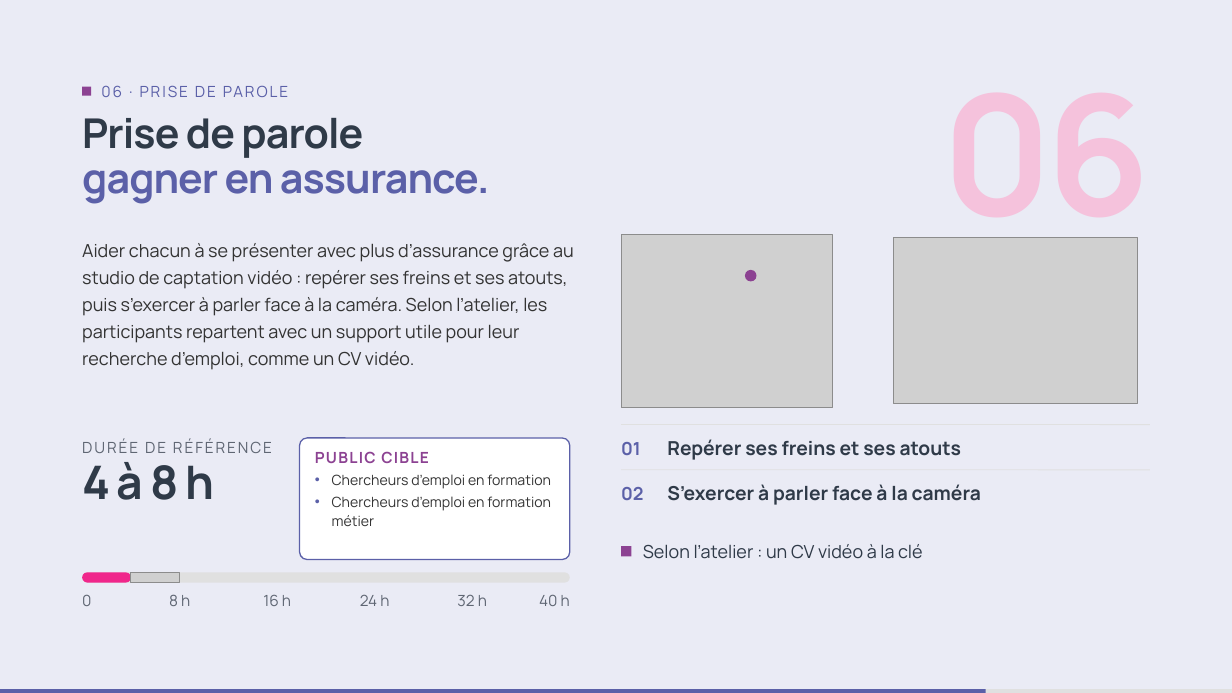
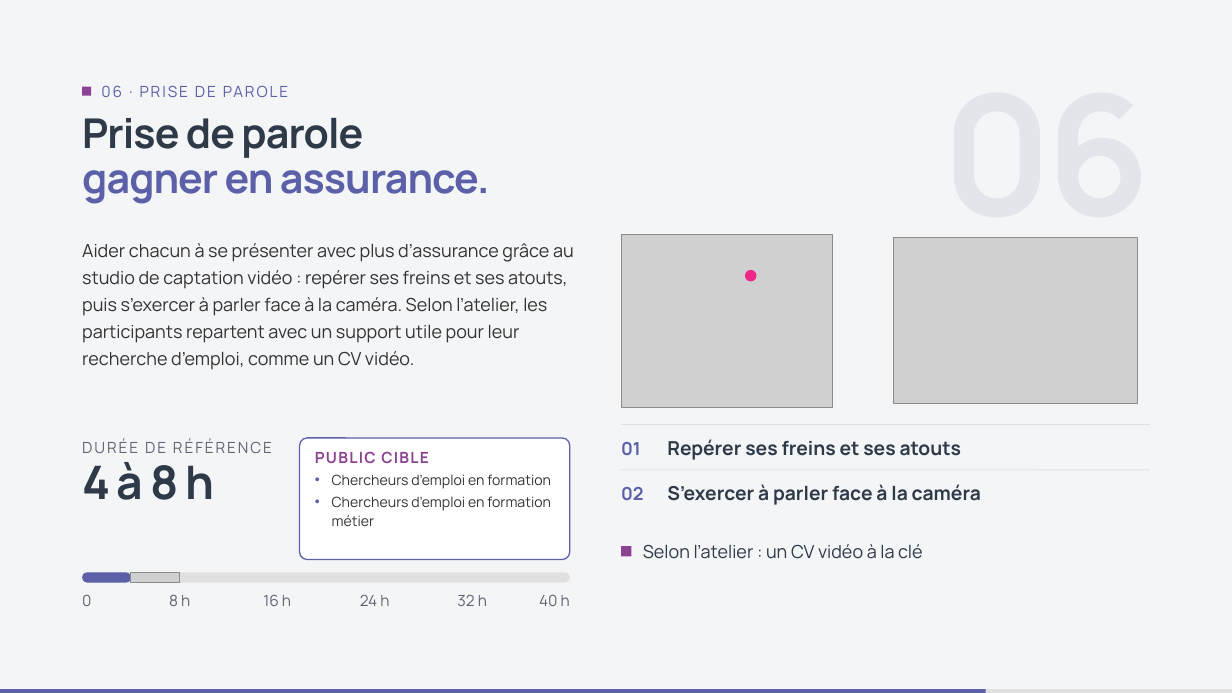
Before and after one commit to DigitalFactory-lab/Catalogue-DigitalFactory, a slide deck: slide 8 of Types-ateliers-Digital-Factory.pptx. Drawn at 1232x693 pixels with LibreOffice and Linux fonts; fonts in the diff are those of the drawing; grey boxes stand for pictures. Boxes give left, top, right and bottom in pixels: in the first picture for what was removed or moved away, otherwise in the second. Text is boxed around its words. In the diff, an @@ line names an element or a change of style, - is before the commit and + after.

```diff
--- a/Types-ateliers-Digital-Factory.pptx
+++ b/Types-ateliers-Digital-Factory.pptx
@@ background #EAEBF5 to #F4F5F7 @@
@@ text "06" at <box>943,237,1150,259</box>: text colour #F5C2DC to #E3E5EA @@
@@ rounded rectangle at <box>745,270,756,281</box>: fill #8C4292 to #F0268B @@
@@ rounded rectangle at <box>82,572,131,582</box>: fill #F0268B to #5B60A8 @@
```
Also in this commit, not shown: 7 other slides changed, 12 other files.
